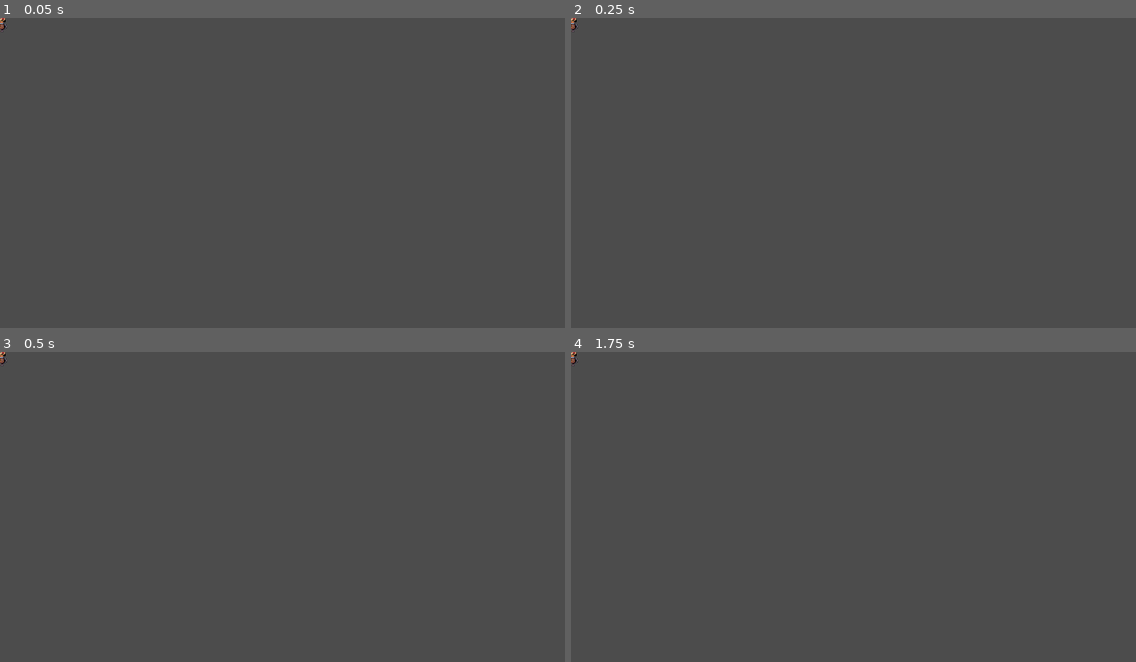
Above: before the commit, frames 1-4 (two rows, left to right).
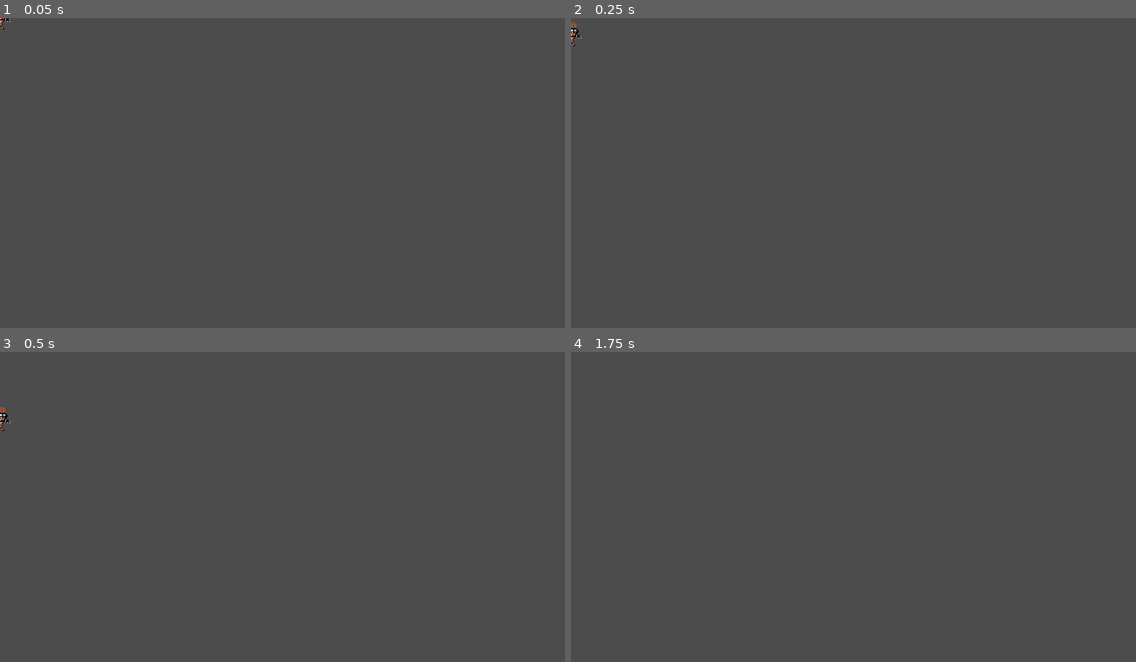
Above: after the commit, the same moments.

Repository: 8-bit-Falcons/Return-to-Reality
Game: Godot game, scene res://scenes/levels/Level1.tscn
The game is run twice, just before and just after one commit, with the same random seed, the same clock (stepped at 60 frames per second) and the same inputs. The project has no main scene, so this scene is started directly.
Inputs:
- Up to frame 1 (0.05 s): no input
- Up to frame 2 (0.25 s): no input
- Up to frame 3 (0.5 s): no input
- Up to frame 4 (1.75 s): hold Right (ui_right) from 0.53 s (still down); tap Up (ui_up) at 0.77, 1.52 s

The runs differ from the first frame. In frame 1, less than 0.1% of the frame differs, in the area x 0-2%, y 0-5%; in frame 2, less than 0.1%; in frame 3, 0.1%, in the area x 0-2%, y 0-26%; in frame 4, less than 0.1%.
Error before the commit: Attempt to call function 'play' in base 'null instance' on a null instance. (res://entities/player/Player.gd:25)

Commit message:
fixed bug in Player scene and code

Diff:
--- a/core/entities/player/Player.gd
+++ b/core/entities/player/Player.gd
@@ -16,13 +16,13 @@
 	if Input.is_action_pressed("ui_right"):
 		motion.x = min(motion.x + ACCELERATION, MAX_SPEED)
 		$Sprite.flip_h = false
-		$Sprite.play("Run")
+		$Sprite.play("running")
 	elif Input.is_action_pressed("ui_left"):
 		motion.x = max(motion.x - ACCELERATION, -MAX_SPEED)
 		$Sprite.flip_h = true
-		$Sprite.play("Run")
+		$Sprite.play("running")
 	else:
-		$Sprite.play("Idle")
+		$Sprite.play("idle")
 		friction = true
 
 	if is_on_floor():
@@ -32,9 +32,9 @@
 			motion.x = lerp(motion.x, 0, 0.2)
 	else:
 		if motion.y < 0:
-			$Sprite.play("Jump")
+			$Sprite.play("jumping")
 		else:
-			$Sprite.play("Fall")
+			$Sprite.play("falling")
 		if friction == true:
 			motion.x = lerp(motion.x, 0, 0.05)
 
--- a/core/entities/player/Player.tscn
+++ b/core/entities/player/Player.tscn
@@ -46,7 +46,7 @@
 "_edit_group_": true
 }
 
-[node name="AnimatedSprite" type="AnimatedSprite" parent="."]
+[node name="Sprite" type="AnimatedSprite" parent="."]
 frames = SubResource( 1 )
 animation = "idle"
 playing = true
